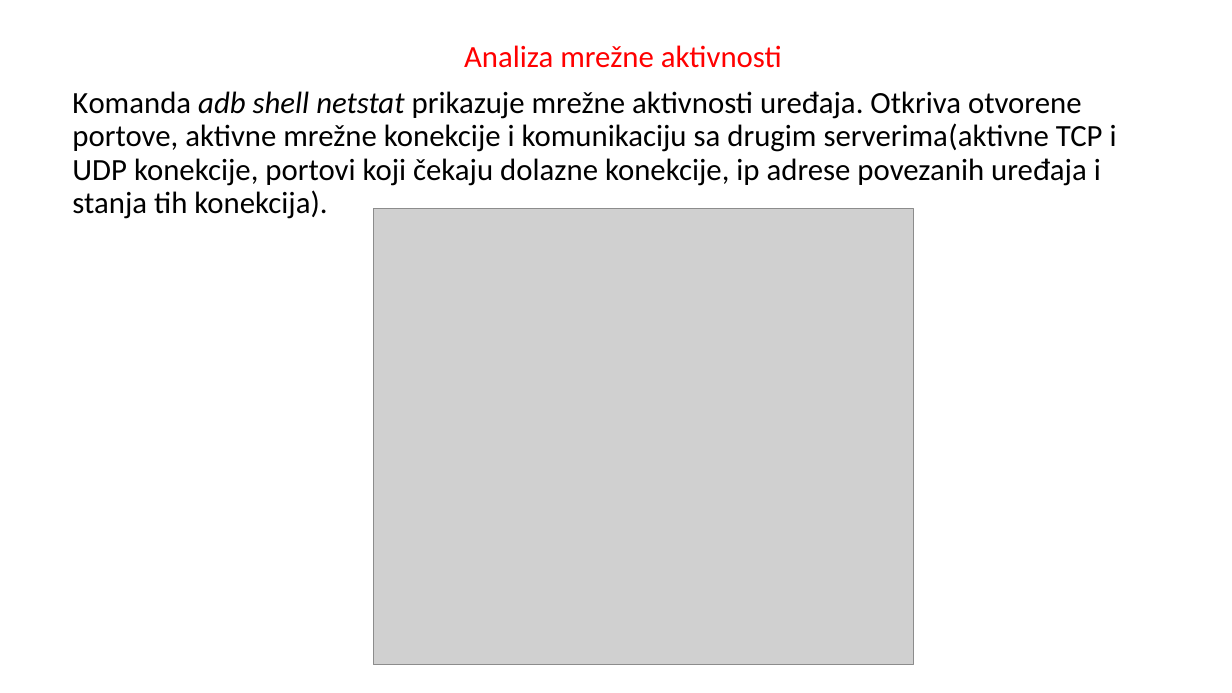
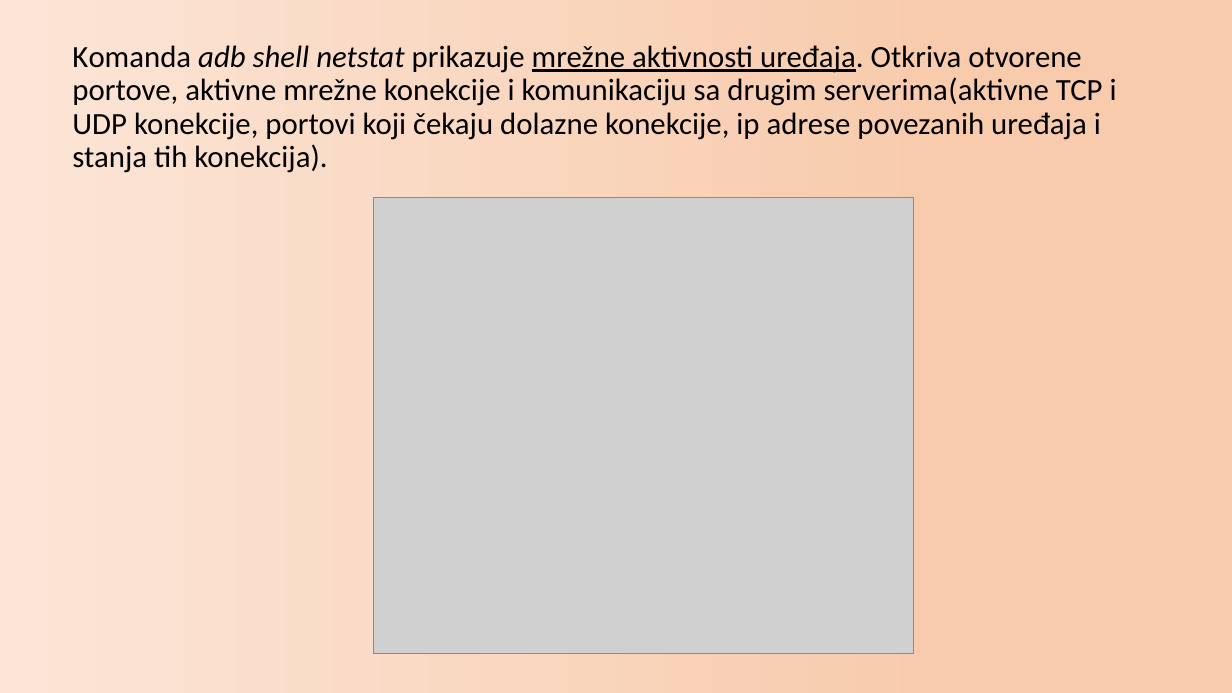
Before and after one commit to zvasiccc/DigitalnaForenzika, a slide deck: slide 16 of Primena ADB alata u analizi Android uređaja.pptx (slide 14 before the commit). Drawn at 1232x693 pixels with LibreOffice and Linux fonts; fonts in the diff are those of the drawing; grey boxes stand for pictures. Boxes give left, top, right and bottom in pixels: in the first picture for what was removed or moved away, otherwise in the second. Text is boxed around its words. In the diff, an @@ line names an element or a change of style, - is before the commit and + after.

```diff
--- a/Primena ADB alata u analizi Android uređaja.pptx
+++ b/Primena ADB alata u analizi Android uređaja.pptx
@@ background #FFFFFF to gradient #FBE5D6 to #F8CBAD @@
@@ text "Komanda adb shell netstat prikazuje ..." at <box>72,45,1117,173</box>: underline on in "mrežne aktivnosti uređaja." @@
@@ text at <box>464,45,782,68</box>: paragraph removed @@
-Analiza mrežne aktivnosti
@@ picture: place and size @@
-picture at <box>373,209,914,665</box>
+picture at <box>373,197,914,653</box>
```
Also in this commit, not shown: 13 other slides changed, 2 slides added, 2 other files.
